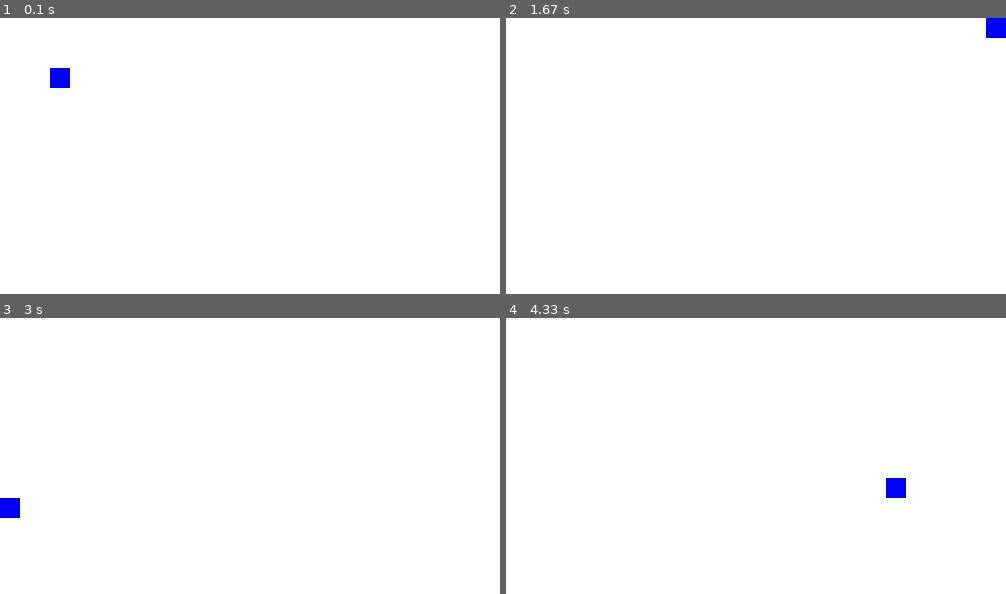
Above: before the commit, frames 1-4 (two rows, left to right).
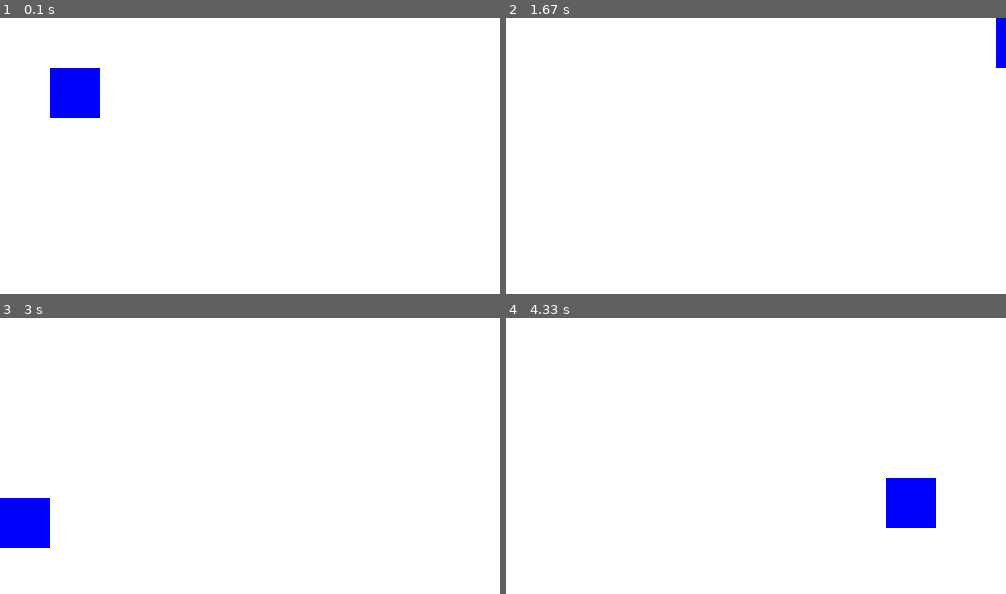
Above: after the commit, the same moments.

Repository: Gha211th/Learning_Pygame
Game: pygame game, started from Practicing_by_myself/1_lest_code.py
Same seed, same stepped clock (60 frames per second), same inputs: the game is played once before the commit and once after it.
Inputs:
- Up to frame 1 (0.1 s): no input
- Up to frame 2 (1.67 s): hold Right 0.33-0.8 s; hold Up 0.83-1.13 s; hold Right 1.17-1.63 s
- Up to frame 3 (3 s): hold Left 1.67-2.2 s; hold Down 2.23-2.53 s; hold Left 2.57-2.97 s
- Up to frame 4 (4.33 s): hold Up 3-3.37 s; hold Right 3.4-4.03 s; hold Down from 4.07 s (still down)

The runs differ from the first frame. In frame 1, 1.5% of the frame differs, in the area x 10-20%, y 18-37%; in frame 2, 0.4%; in frame 3, 1.5%; in frame 4, 1.5%.

Commit message:
practicing:)

Diff:
--- a/Practicing_by_myself/1_lest_code.py
+++ b/Practicing_by_myself/1_lest_code.py
@@ -19,11 +19,11 @@
 speed = 5
 
 # limit space
-box_size = 20
+box_size = 10
 
 # for fps
 clock = pygame.time.Clock()
-fps_target = 120
+fps_target = 300
 
 # starting the game!
 while True:
@@ -56,9 +56,10 @@
     if y < 0:
         y = 0
     if y + box_size > 500:
-        x = 500 - box_size
+        y = 500 - box_size
+
     # initialize the window
     screen.fill(color_white)
-    pygame.draw.rect(screen, color_black, (x, y, 20, 20))
+    pygame.draw.rect(screen, color_black, (x, y, 50, 50))
     pygame.display.flip()
     clock.tick(fps_target)
